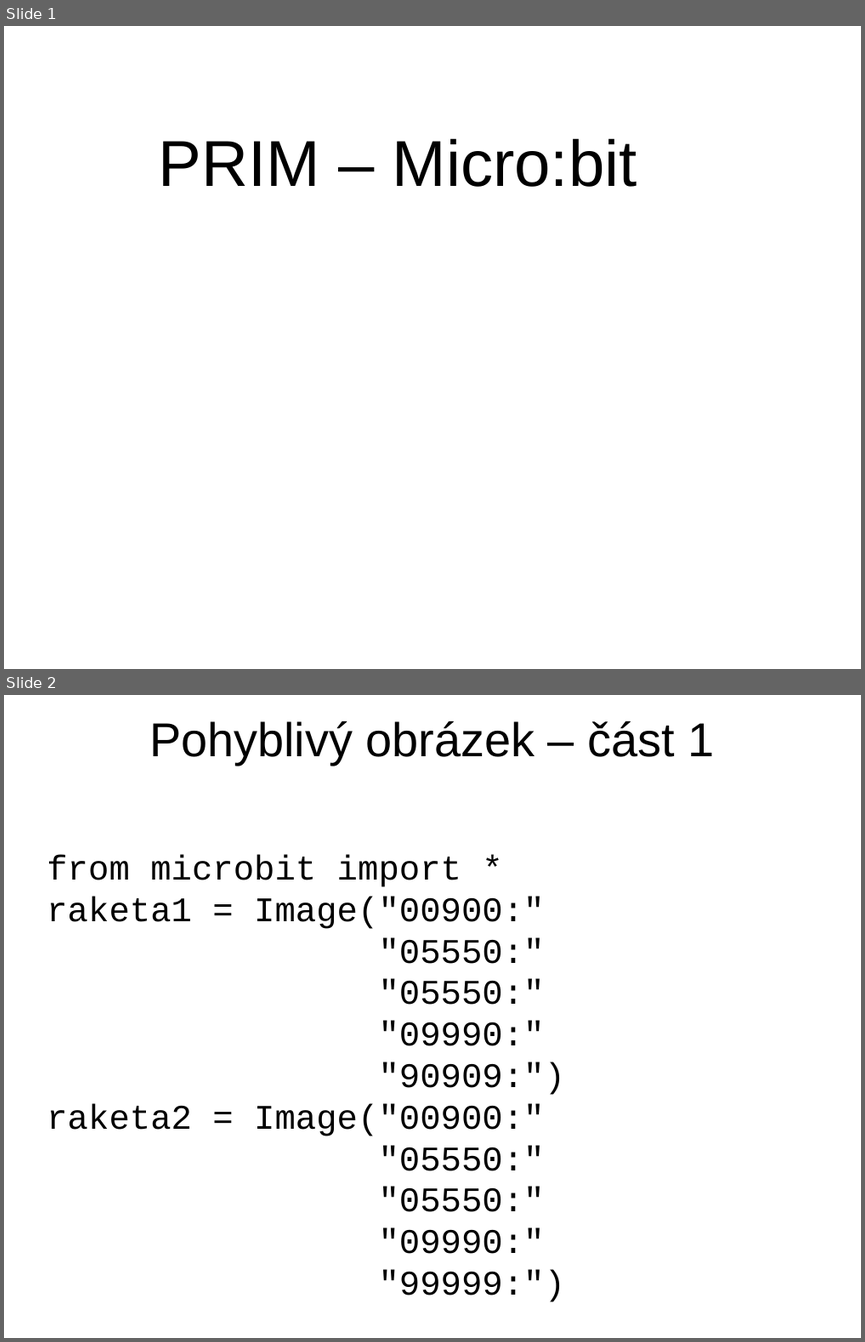
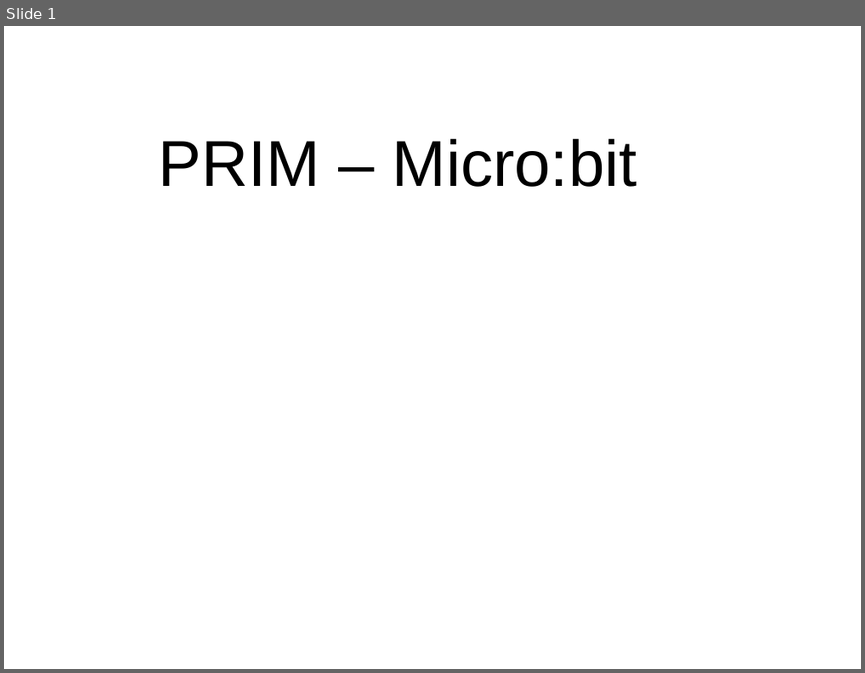
Before and after one commit to jipech/PRIM-microbit, a slide deck: 01-LED/01_Pro_ucitele/Prezentace/14-obrazky.pptx. Shown one above the other, each under a label of ours: slides 1 and 2 before the commit, slide 1 after it. The pictures are 865x1342 and 865x673 pixels, drawn with LibreOffice and Linux fonts; fonts in the diff are those of the drawing; background and template pictures are left out. Boxes give left, top, right and bottom in pixels: in the first picture for what was removed or moved away, otherwise in the second. Text is boxed around its words. In the diff, an @@ line names an element or a change of style, - is before the commit and + after.

```diff
--- a/01-LED/01_Pro_ucitele/Prezentace/14-obrazky.pptx
+++ b/01-LED/01_Pro_ucitele/Prezentace/14-obrazky.pptx
@@ slide 2 removed at (4, 695, 861, 1338), background picture (left out) @@
@@ text removed at (149, 721, 714, 765) @@
-Pohyblivý obrázek – část 1
@@ text removed at (46, 855, 565, 1302) @@
-from microbit import *
-raketa1 = Image("00900:"
-"05550:"
-"05550:"
-"09990:"
-"90909:")
-raketa2 = Image("00900:"
-"05550:"
-"05550:"
-"09990:"
-"99999:")
```
Also in this commit, not shown: 4 slides changed, 2 other slides removed, 42 other files.
